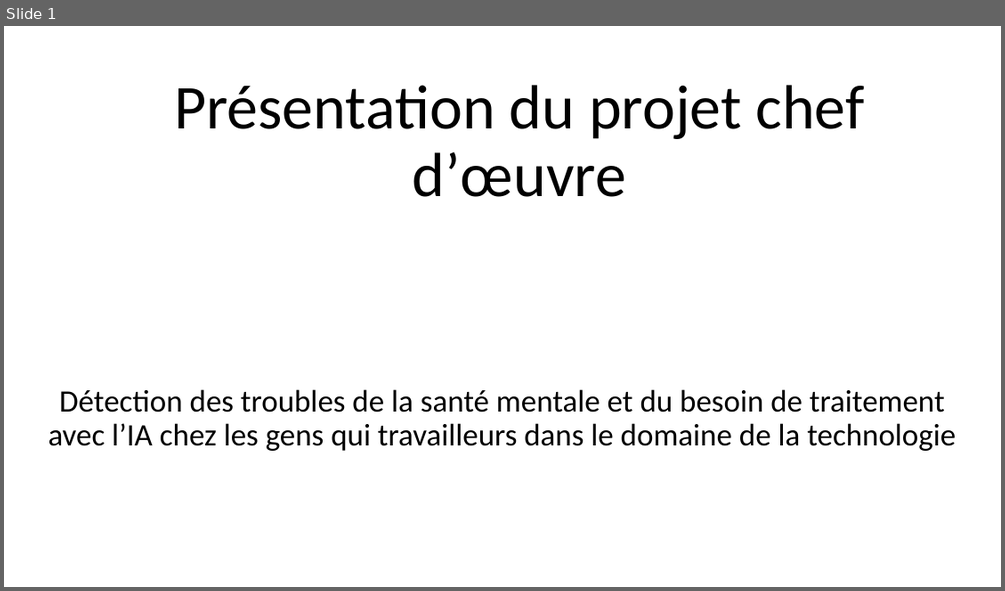
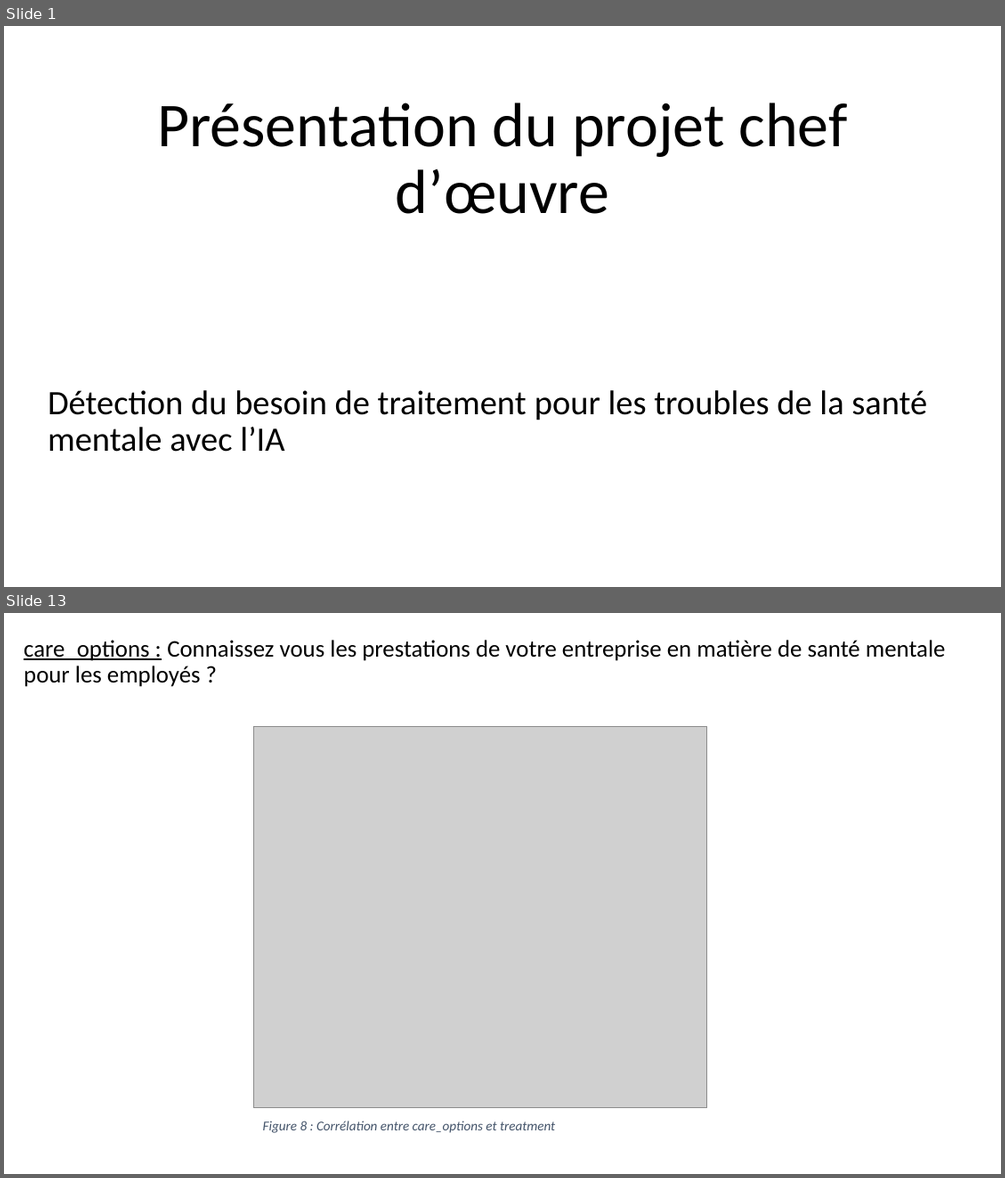
Before and after one commit to gdaume24/Projet-chef-d-oeuvre, a slide deck: E1/diapo.PPTX. Shown one above the other, each under a label of ours: slide 1 before the commit, slides 1 and 13 after it; the slides between them are not shown. The pictures are 1005x591 and 1005x1178 pixels, drawn with LibreOffice and Linux fonts; fonts in the diff are those of the drawing; grey boxes stand for pictures. Boxes give left, top, right and bottom in pixels: in the first picture for what was removed or moved away, otherwise in the second. Text is boxed around its words. In the diff, an @@ line names an element or a change of style, - is before the commit and + after.

```diff
--- a/E1/diapo.PPTX
+++ b/E1/diapo.PPTX
@@ slide 13 added at box(4, 613, 1001, 1174), background #FFFFFF @@
@@ text added at box(24, 640, 946, 687), 23 pt, text #000000 @@
+care_options : Connaissez vous les prestations de votre entreprise en matière de santé mentale pour les employés ?
@@ picture added at box(253, 727, 707, 1108) @@
@@ text added at box(263, 1120, 555, 1133), 13 pt, text #44546A, italic @@
+Figure 8 : Corrélation entre care_options et treatment
@@ slide 1 changed as well @@
@@ title "Présentation du projet chef d’œuvre": place and size @@
-title "Présentation du projet chef d’œuvre" at box(174, 85, 865, 197)
+title "Présentation du projet chef d’œuvre" at box(157, 103, 848, 214)
@@ subtitle at box(48, 390, 927, 451): text changed; size 30 to 33 pt @@
-Détection des troubles de la santé mentale et du besoin de traitement avec l’IA chez les gens qui travailleurs dans le domaine de la technologie
+Détection du besoin de traitement pour les troubles de la santé mentale avec l’IA
```
Also in this commit, not shown: 31 other slides added, 1 slide removed, 12 other files.
